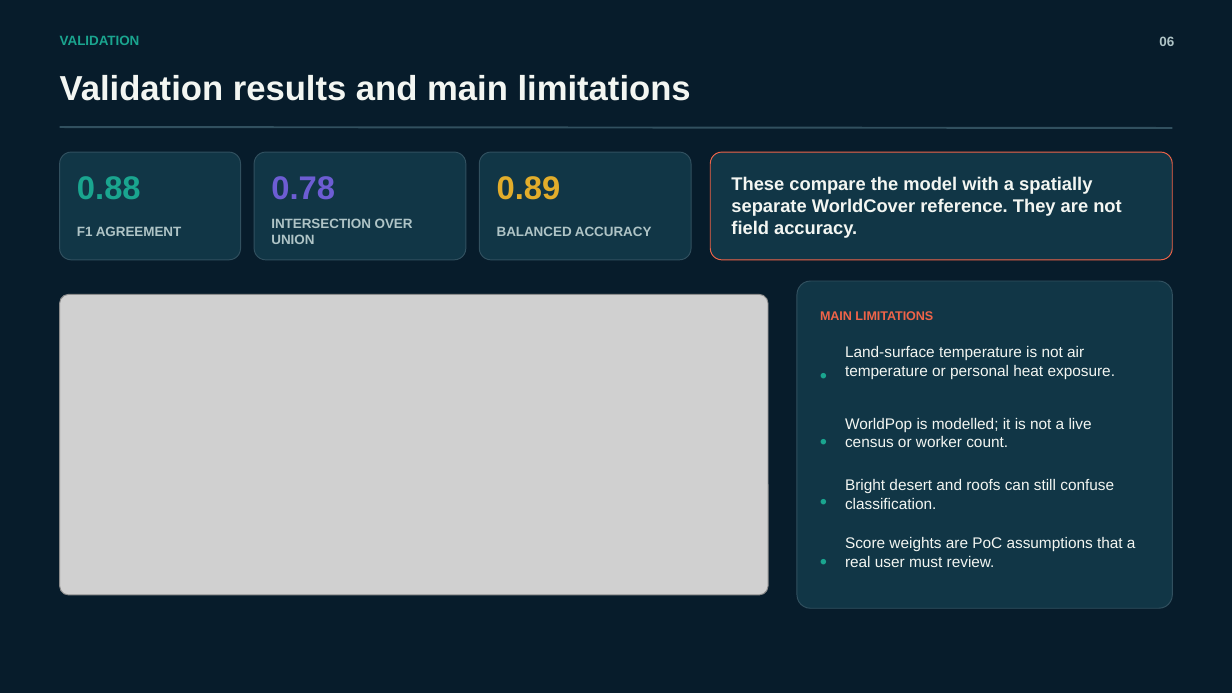
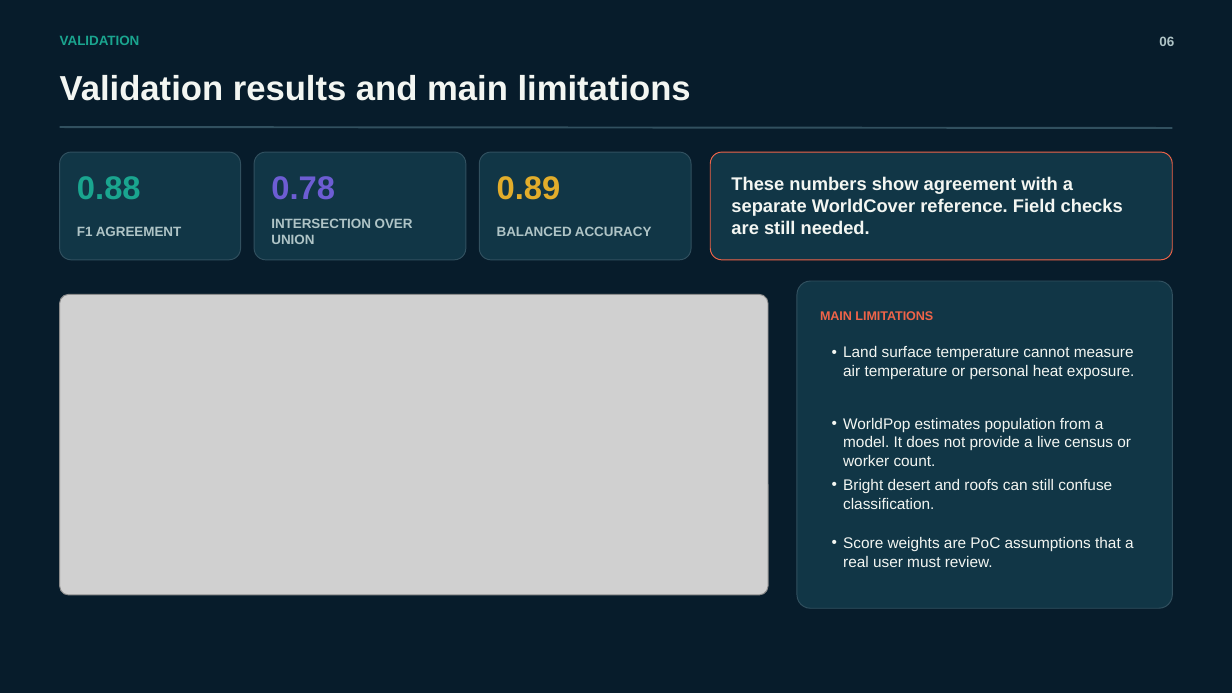
Before and after one commit to Yusuf-Karanib/riyadh-heatready, a slide deck: slide 6 of slides/Riyadh_HeatReady_Final_Judging_Pitch_SUBMIT.pptx. Drawn at 1232x693 pixels with LibreOffice and Linux fonts; fonts in the diff are those of the drawing; grey boxes stand for pictures. Boxes give left, top, right and bottom in pixels: in the first picture for what was removed or moved away, otherwise in the second. Text is boxed around its words. In the diff, an @@ line names an element or a change of style, - is before the commit and + after.

```diff
--- a/slides/Riyadh_HeatReady_Final_Judging_Pitch_SUBMIT.pptx
+++ b/slides/Riyadh_HeatReady_Final_Judging_Pitch_SUBMIT.pptx
@@ text at (x1=731, y1=176, x2=1123, y2=234): text changed @@
-These compare the model with a spatially separate WorldCover reference. They are not field accuracy.
+These numbers show agreement with a separate WorldCover reference. Field checks are still needed.
@@ text removed at (x1=821, y1=343, x2=842, y2=407) @@
-•
@@ text at (x1=843, y1=346, x2=1134, y2=379): text changed @@
-Land-surface temperature is not air temperature or personal heat exposure.
+• Land surface temperature cannot measure air temperature or personal heat exposure.
@@ text removed at (x1=821, y1=414, x2=842, y2=468) @@
-•
@@ text at (x1=843, y1=418, x2=1131, y2=466): text changed @@
-WorldPop is modelled; it is not a live census or worker count.
+• WorldPop estimates population from a model. It does not provide a live census or worker count.
@@ text "Bright desert and roofs can ..." at (x1=843, y1=479, x2=1112, y2=509): bullet none to • @@
@@ text removed at (x1=821, y1=476, x2=842, y2=526) @@
-•
@@ text "Score weights are PoC assumptions ..." at (x1=843, y1=537, x2=1134, y2=567): bullet none to • @@
@@ text removed at (x1=821, y1=533, x2=842, y2=589) @@
-•
```
Also in this commit, not shown: 7 other slides changed, 4 other files.
